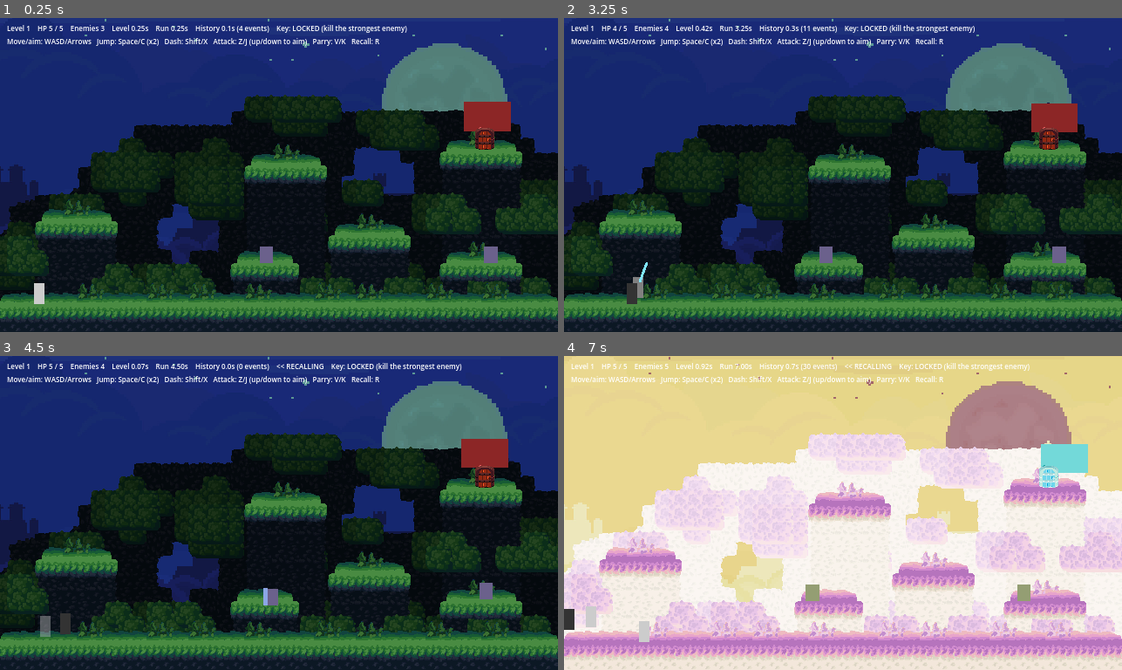
Above: before the commit, frames 1-4 (two rows, left to right).
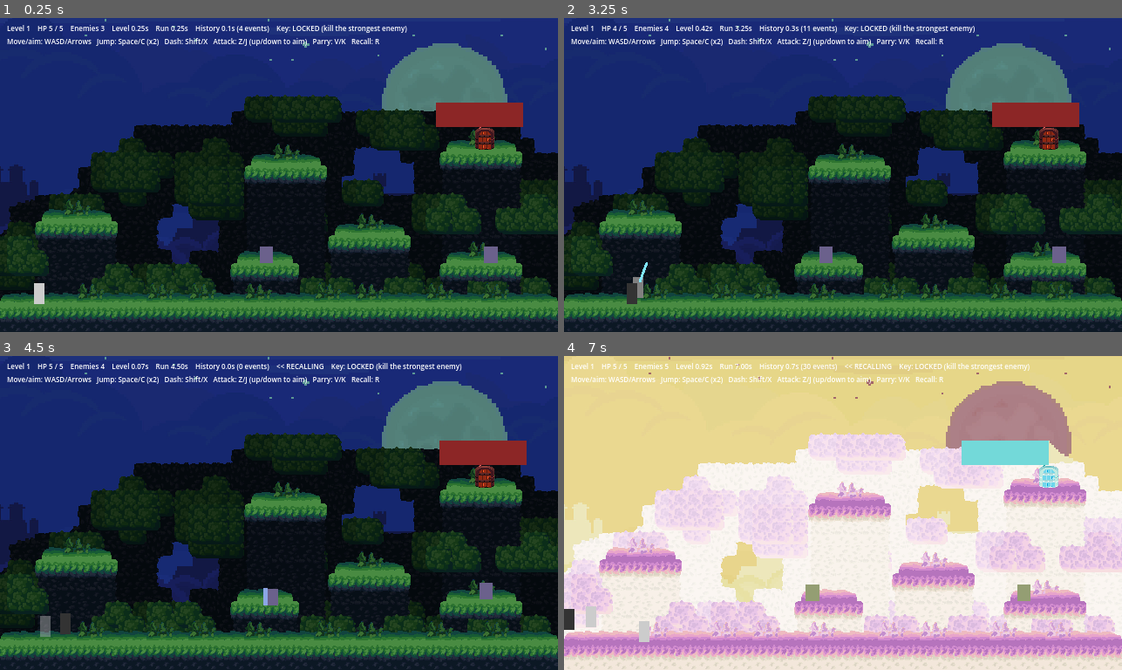
Above: after the commit, the same moments.

Repository: jmy0713/CreativeJam26
Game: Godot game, scene res://scenes/levels/level_1.tscn
Same seed, same stepped clock (60 frames per second), same inputs: the game is played once before the commit and once after it.
Inputs:
- Up to frame 1 (0.25 s): no input
- Up to frame 2 (3.25 s): hold D (move_right) 0.53-2.03 s; tap V (parry) at 0.6, 1.55, 3.05 s; tap Space (jump) at 0.77, 1.52, 3.02 s; tap R (recall) at 0.8, 1.35, 2.3 s; hold A (move_left) 2.03-2.78 s; tap X (attack) at 2.1 s; hold D (move_right) from 2.78 s (still down); tap Shift (dash) at 2.85 s
- Up to frame 3 (4.5 s): tap V (parry) at 3.6 s; tap Space (jump) at 3.77 s; tap R (recall) at 3.8, 4.35 s; release D (move_right) at 4.28 s; hold A (move_left) from 4.28 s (still down)
- Up to frame 4 (7 s): tap Space (jump) at 4.52, 6.02, 6.77 s; tap V (parry) at 4.55, 5.1, 6.05 s; tap Enter at 5 s; release A (move_left) at 5.03 s; hold D (move_right) 5.03-5.78 s; tap R (recall) at 5.3, 5.85, 6.8 s; hold A (move_left) from 5.78 s (still down); tap X (attack) at 6.6 s

The runs differ from the first frame. In frame 1, 0.7% of the frame differs, in the area x 78-94%, y 26-37%; in frame 2, 0.7%; in frame 3, 0.7%; in frame 4, 1.7%, in the area x 71-94%, y 26-38%.

Commit message:
dragon 2.0

Diff:
--- a/scenes/enemies/dragon.tscn
+++ b/scenes/enemies/dragon.tscn
@@ -1,10 +1,10 @@
 [gd_scene format=3]
 
 [ext_resource type="Script" path="res://scripts/enemies/dragon.gd" id="1_dragon"]
-[ext_resource type="PackedScene" path="res://scenes/enemies/fireball.tscn" id="2_fireball"]
+[ext_resource type="PackedScene" path="res://scenes/enemies/fire_patch.tscn" id="2_fire_patch"]
 
 [sub_resource type="RectangleShape2D" id="RectangleShape2D_dragon"]
-size = Vector2(53.34, 33.34)
+size = Vector2(100, 28)
 
 [node name="Dragon" type="CharacterBody2D"]
 collision_layer = 4
@@ -14,21 +14,21 @@
 contact_damage = 2
 knockback_speed = 88.88
 hit_stun_time = 0.2
-fireball_scene = ExtResource("2_fireball")
+fire_patch_scene = ExtResource("2_fire_patch")
 
 [node name="CollisionShape2D" type="CollisionShape2D" parent="."]
 shape = SubResource("RectangleShape2D_dragon")
 
 [node name="Body" type="ColorRect" parent="."]
-offset_left = -26.66
-offset_top = -16.66
-offset_right = 26.66
-offset_bottom = 16.66
+offset_left = -50.0
+offset_top = -14.0
+offset_right = 50.0
+offset_bottom = 14.0
 mouse_filter = 2
 color = Color(0.55, 0.15, 0.15, 1)
 
 [node name="Glow" type="ColorRect" parent="."]
-position = Vector2(14.44, 0)
+position = Vector2(54, 0)
 offset_left = -4.44
 offset_top = -3.34
 offset_right = 4.44
--- /dev/null
+++ b/scenes/enemies/fire_patch.tscn
@@ -0,0 +1,35 @@
+[gd_scene format=3]
+
+[ext_resource type="Script" path="res://scripts/enemies/fire_patch.gd" id="1_fire_patch"]
+
+[sub_resource type="RectangleShape2D" id="RectangleShape2D_fire_patch"]
+size = Vector2(38, 16)
+
+[node name="FirePatch" type="Area2D"]
+collision_layer = 8
+collision_mask = 2
+script = ExtResource("1_fire_patch")
+
+[node name="CollisionShape2D" type="CollisionShape2D" parent="."]
+position = Vector2(0, -8)
+shape = SubResource("RectangleShape2D_fire_patch")
+
+[node name="Body" type="ColorRect" parent="."]
+offset_left = -19.0
+offset_top = -16.0
+offset_right = 19.0
+offset_bottom = 0.0
+mouse_filter = 2
+color = Color(0.95, 0.4, 0.1, 1)
+
+[node name="Core" type="ColorRect" parent="."]
+offset_left = -10.0
+offset_top = -11.0
+offset_right = 10.0
+offset_bottom = 0.0
+mouse_filter = 2
+color = Color(1, 0.75, 0.15, 1)
+
+[node name="LifeTimer" type="Timer" parent="."]
+
+[node name="TickTimer" type="Timer" parent="."]
--- a/scripts/enemies/dragon.gd
+++ b/scripts/enemies/dragon.gd
@@ -1,38 +1,74 @@
 class_name Dragon
 extends Enemy
-## Big flying enemy. Hovers at a set altitude with a gentle bob, drifts
-## toward the player's x position when they're close, and periodically
-## breathes a Fireball at them after a short telegraph.
+## Big flying enemy. Patrols between the level's high platforms — hovering
+## and bobbing gently at each one for a while, then flying on to the next,
+## looping back to the first after the last — and breathes a patch of fire
+## onto the floor beneath the player when they're close. The fire lingers
+## there for a couple of seconds instead of flying at the player as a
+## fireball.
 ##
 ## Ignores gravity and world collision (collision_mask should be 0 in the
 ## scene) — it flies wherever the script tells it to, regardless of platforms.
 
 const NEVER := GameManager.NEVER
 
+## --- Tuning: edit these two directly, no scene/inspector needed -----------
+
+## How far above the reference platform (see central_platform below) the
+## dragon is allowed to descend. Raise it to keep the
+## dragon higher up; lower it to let it dip further down.
+const ALTITUDE_CLEARANCE := 00.0
+
+## Where the dragon patrols, as offsets from its own spawn position
+## (Vector2.ZERO would be the spawn point itself). Visited in order,
+## looping back to the first after the last. Add, remove, or reposition
+## entries here directly — no markers or scene editing needed.
+const PATROL_OFFSETS: Array[Vector2] = [
+	Vector2(-466.56, 0.00),  # near LedgeA -466.56, 94.88
+	Vector2(-231.56, 0.00),  # top of the ramp
+	Vector2(-2.56, 0.00),    # near FinalPlatform
+]
+
 @export_group("Flight")
-@export var patrol_speed := 22.2
-## How far from its spawn x it will drift while chasing or idling.
-@export var patrol_width := 111.2
-@export var chase_range := 233.4
-@export var bob_height := 7.8
+@export var patrol_speed := 70.0
+@export var patrol_acceleration := 160.0
+## How close counts as "arrived" at a patrol point.
+@export var arrival_radius := 1.0
+## How long it hovers at each point before moving on to the next.
+@export var patrol_dwell_time := 7.5
+@export var bob_height := 5.0
 @export var bob_speed := 1.2
 
+@export_subgroup("Altitude Floor")
+## The platform ALTITUDE_CLEARANCE is measured from. Leave empty to
+## auto-pick the one nearest the horizontal middle of the level (the ground
+## plane is ignored).
+@export var central_platform: NodePath
+## Platforms taller than they are wide are treated as walls and ignored when
+## looking for platforms.
+@export var wall_aspect_ratio := 1.0
+
 @export_group("Fire Breath")
-@export var fireball_scene: PackedScene
-@export var fire_range := 211.2
-@export var fire_interval := 2.4
+@export var fire_patch_scene: PackedScene
+@export var fire_range := 233.0
+@export var fire_interval := 2.5
 @export var fire_windup := 0.5
-@export var fireball_speed := 144.4
-@export var fireball_damage := 1
+@export var fire_patch_damage := 1
 
 var direction := 1
 var fire_start_tick := NEVER
 var last_fire_tick := NEVER
 
-var _origin_x := 0.0
-var _base_altitude := 0.0
-## Timeline ticks spent frozen by parry time stops; the bob and patrol waves
-## skip them so the dragon doesn't snap to a new phase when time resumes.
+## Patrol point positions, snapshotted in _ready — see the note there.
+var _patrol_points: Array[Vector2] = []
+var _target_index := 0
+## Lowest y the dragon may ever occupy (smaller y = higher up).
+var _altitude_floor_y := INF
+var _altitude_floor_ready := false
+var _dwell_until_tick := NEVER
+var _dwell_base_position := Vector2.ZERO
+## Timeline ticks spent frozen by parry time stops; the bob skips them so the
+## dragon doesn't snap to a new phase when time resumes.
 var _frozen_ticks := 0
 
 @onready var glow: ColorRect = $Glow
@@ -40,39 +76,59 @@
 
 func _ready() -> void:
 	super()
-	_origin_x = global_position.x
-	_base_altitude = global_position.y
+	for offset in PATROL_OFFSETS:
+		_patrol_points.append(global_position + offset)
 
 
 func _physics_process(delta: float) -> void:
+	# Deferred to the first frame: GameManager.current_level is assigned by
+	# Level._ready(), which runs after this node's _ready() (children are
+	# ready before their parent).
+	if not _altitude_floor_ready:
+		_init_altitude_floor()
+
 	if is_stunned():
 		velocity = velocity.move_toward(Vector2.ZERO, 500.0 * delta)
 	else:
 		_behave(delta)
 		_update_fire_breath()
 	move_and_slide()
-	# Hover bob is purely cosmetic; drive it directly rather than via velocity.
-	global_position.y = _base_altitude + sin(_flight_time() * bob_speed) * bob_height
+	if _dwell_until_tick != NEVER:
+		# Hover bob is purely cosmetic; drive it directly rather than via
+		# velocity, and only while parked at a point (not mid-flight).
+		global_position.y = _dwell_base_position.y + sin(_flight_time() * bob_speed) * bob_height
+	# Hard altitude floor, applied after every movement path (patrol, bob,
+	# knockback) so nothing can push the dragon down into the level.
+	_enforce_altitude_floor()
 	_update_visuals()
 
 
 func _behave(delta: float) -> void:
-	var player := GameManager.player
-	var has_target := player != null and player.health > 0 \
-		and absf(player.global_position.x - global_position.x) <= chase_range
-
-	var desired_x: float
-	if has_target:
-		desired_x = clampf(player.global_position.x, _origin_x - patrol_width, _origin_x + patrol_width)
-		direction = 1 if player.global_position.x >= global_position.x else -1
-	else:
-		desired_x = _origin_x + sin(_flight_time() * bob_speed * 0.4) * patrol_width
-
-	var dx := desired_x - global_position.x
-	if absf(dx) < 2.2:
-		velocity.x = move_toward(velocity.x, 0.0, 222.2 * delta)
-	else:
-		velocity.x = move_toward(velocity.x, signf(dx) * patrol_speed, 222.2 * delta)
+	if _patrol_points.is_empty():
+		velocity = velocity.move_toward(Vector2.ZERO, patrol_acceleration * delta)
+		return
+
+	if _dwell_until_tick != NEVER:
+		velocity = velocity.move_toward(Vector2.ZERO, patrol_acceleration * delta)
+		if GameManager.timeline_tick >= _dwell_until_tick:
+			_dwell_until_tick = NEVER
+			_target_index = (_target_index + 1) % _patrol_points.size()
+		return
+
+	var target := _patrol_points[_target_index]
+	var to_target := target - global_position
+	var dist := to_target.length()
+	if dist <= arrival_radius:
+		global_position = target
+		velocity = Vector2.ZERO
+		_dwell_base_position = global_position
+		_dwell_until_tick = GameManager.timeline_tick + _ticks(patrol_dwell_time)
+		return
+
+	var dir := to_target / dist
+	if absf(dir.x) > 0.05:
+		direction = 1 if dir.x > 0.0 else -1
+	velocity = velocity.move_toward(dir * patrol_speed, patrol_acceleration * delta)
 
 
 func is_winding_up() -> bool:
@@ -86,13 +142,112 @@
 		fire_start_tick = NEVER
 	if last_fire_tick > now:
 		last_fire_tick = NEVER
+	if _dwell_until_tick != NEVER and _dwell_until_tick > now:
+		_dwell_until_tick = now + _ticks(patrol_dwell_time)
 
 
 func on_time_stop_ended(frozen_ticks: int) -> void:
 	super(frozen_ticks)
 	fire_start_tick = _shift_stamp(fire_start_tick, frozen_ticks)
 	last_fire_tick = _shift_stamp(last_fire_tick, frozen_ticks)
+	if _dwell_until_tick != NEVER:
+		_dwell_until_tick = _shift_stamp(_dwell_until_tick, frozen_ticks)
 	_frozen_ticks += frozen_ticks
+
+
+# --- Altitude floor ------------------------------------------------------
+
+func _init_altitude_floor() -> void:
+	var reference_top := _central_platform_top_y()
+	if is_inf(reference_top):
+		# No platforms found yet — leave _altitude_floor_ready false so this
+		# retries next frame instead of silently disabling the floor forever.
+		return
+	_altitude_floor_ready = true
+
+	# Smaller y is higher up, so the limit sits *above* the platform top.
+	_altitude_floor_y = reference_top - ALTITUDE_CLEARANCE
+	# A patrol point parked below the limit would fight the clamp forever.
+	for i in _patrol_points.size():
+		_patrol_points[i] = _clamp_altitude(_patrol_points[i])
+	global_position = _clamp_altitude(global_position)
+	_dwell_base_position = _clamp_altitude(_dwell_base_position)
+
+
+## Top edge y of the platform the altitude floor is measured from: the one
+## set in central_platform, or else the one nearest the horizontal middle of
+## the level's platforms.
+func _central_platform_top_y() -> float:
+	if not central_platform.is_empty():
+		var chosen := get_node_or_null(central_platform) as Platform
+		if chosen:
+			return chosen.global_position.y - _platform_extent(chosen).y * 0.5
+
+	var platforms := _standable_platforms()
+	if platforms.is_empty():
+		return INF
+
+	# The ground plane spans the whole level and would drag the midpoint
+	# down to itself; the widest platform is that ground, so drop it.
+	if platforms.size() > 1:
+		var widest: Platform = platforms[0]
+		for platform in platforms:
+			if _platform_extent(platform).x > _platform_extent(widest).x:
+				widest = platform
+		platforms.erase(widest)
+
+	var min_x := INF
+	var max_x := -INF
+	for platform in platforms:
+		min_x = minf(min_x, platform.global_position.x)
+		max_x = maxf(max_x, platform.global_position.x)
+	var middle_x := (min_x + max_x) * 0.5
+
+	var best: Platform = platforms[0]
+	for platform in platforms:
+		if absf(platform.global_position.x - middle_x) < absf(best.global_position.x - middle_x):
+			best = platform
+	return best.global_position.y - _platform_extent(best).y * 0.5
+
+
+## Every Platform in the level the player could stand on (walls excluded).
+## Walks the tree with an `is Platform` test rather than find_children()'s
+## string type match, which silently returns nothing if it fails to resolve.
+func _standable_platforms() -> Array[Platform]:
+	var found: Array[Platform] = []
+	_collect_platforms(_level_root(), found)
+	return found
+
+
+func _collect_platforms(node: Node, into: Array[Platform]) -> void:
+	var platform := node as Platform
+	if platform:
+		var extent := _platform_extent(platform)
+		# Walls are tall and narrow; they aren't somewhere the player stands.
+		if extent.x > 0.0 and extent.y <= extent.x * wall_aspect_ratio:
+			into.append(platform)
+	for child in node.get_children():
+		_collect_platforms(child, into)
+
+
+## Real size on screen — level scenes scale some platforms.
+func _platform_extent(platform: Platform) -> Vector2:
+	return platform.size * platform.global_scale.abs()
+
+
+func _clamp_altitude(point: Vector2) -> Vector2:
+	return Vector2(point.x, minf(point.y, _altitude_floor_y))
+
+
+func _enforce_altitude_floor() -> void:
+	if global_position.y > _altitude_floor_y:
+		global_position.y = _altitude_floor_y
+		velocity.y = minf(velocity.y, 0.0)
+
+
+func _level_root() -> Node:
+	var level := GameManager.current_level
+	return level if level != null else get_tree().current_scene
 
 
 # --- Internals ----------------------------------------------------------
@@ -118,22 +273,35 @@
 
 
 func _breathe_fire(player: Player) -> void:
-	if fireball_scene == null:
-		return
-	var fireball := fireball_scene.instantiate() as Fireball
-	if fireball == null:
-		return
-	get_parent().add_child(fireball)
-	fireball.speed = fireball_speed
-	fireball.damage = fireball_damage
-	fireball.launch(global_position, player.global_position)
+	if fire_patch_scene == null:
+		return
+	var target_x := player.global_position.x
+	var landing_y := _find_floor_y(target_x, minf(global_position.y, player.global_position.y))
+	var patch := fire_patch_scene.instantiate() as FirePatch
+	if patch == null:
+		return
+	get_parent().add_child(patch)
+	patch.damage = fire_patch_damage
+	patch.global_position = Vector2(target_x, landing_y)
+
+
+## Casts straight down from (x, from_y) to find the floor beneath a point,
+## so the fire lands on solid ground instead of mid-air or inside a wall.
+func _find_floor_y(x: float, from_y: float) -> float:
+	var space_state := get_world_2d().direct_space_state
+	var query := PhysicsRayQueryParameters2D.create(Vector2(x, from_y), Vector2(x, from_y + 1200.0))
+	query.collision_mask = 1
+	var result := space_state.intersect_ray(query)
+	if result:
+		return result.position.y
+	return from_y + 200.0
 
 
 func _update_visuals() -> void:
 	super()
 	if glow:
 		glow.visible = is_winding_up()
-		glow.position.x = 14.4 * direction
+		glow.position.x = 54.0 * direction
 
 
 func _ticks(seconds: float) -> int:
--- /dev/null
+++ b/scripts/enemies/fire_patch.gd
@@ -0,0 +1,40 @@
+class_name FirePatch
+extends Area2D
+## Lingering fire hazard left behind by Dragon.gd's fire breath. Sits in
+## place and burns for `lifetime` seconds, damaging the player on contact.
+## The player's own invincibility frames (see Player.take_damage) already
+## govern how often standing in it can hurt, so this just checks for
+## overlap on a steady interval rather than tracking hit cooldowns itself.
+
+@export var damage := 1
+@export var lifetime := 2.0
+@export var damage_check_interval := 0.2
+
+@onready var _life_timer: Timer = $LifeTimer
+@onready var _tick_timer: Timer = $TickTimer
+
+
+func _ready() -> void:
+	_life_timer.wait_time = lifetime
+	_life_timer.one_shot = true
+	_life_timer.timeout.connect(queue_free)
+	_life_timer.start()
+
+	_tick_timer.wait_time = damage_check_interval
+	_tick_timer.one_shot = false
+	_tick_timer.timeout.connect(_damage_overlapping)
+	_tick_timer.start()
+
+	body_entered.connect(_damage_body)
+	_damage_overlapping()
+
+
+func _damage_overlapping() -> void:
+	for body in get_overlapping_bodies():
+		_damage_body(body)
+
+
+func _damage_body(body: Node) -> void:
+	var player := body as Player
+	if player and player.health > 0:
+		player.take_damage(damage, global_position)
Not shown, added: scripts/enemies/fire_patch.gd.uid
